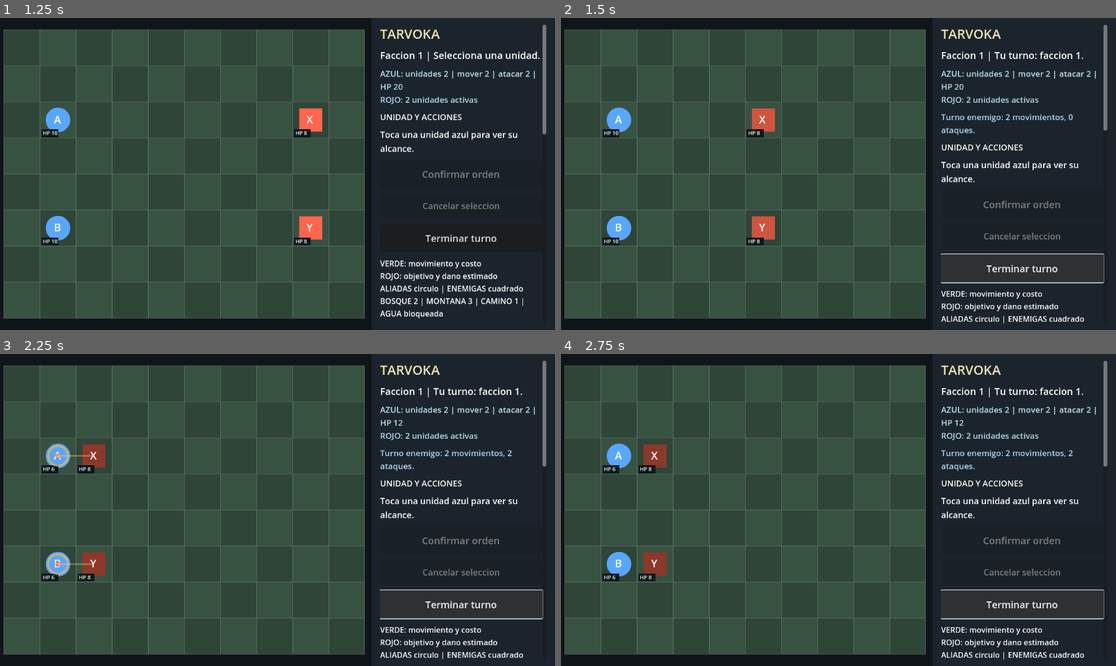
Above: before the commit, frames 1-4 (two rows, left to right).
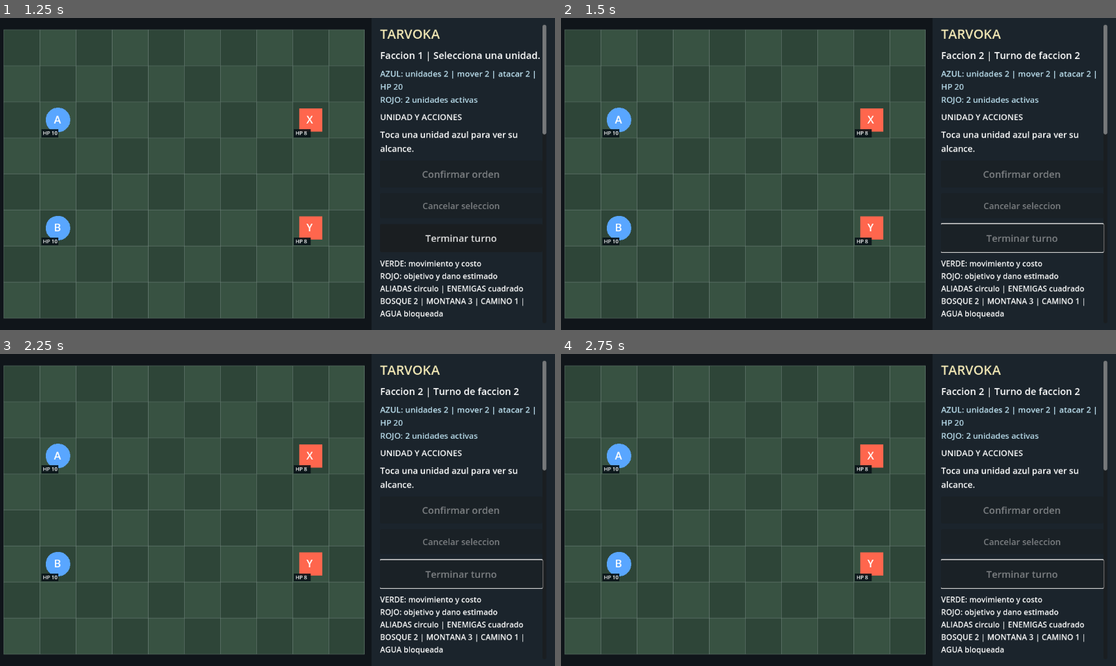
Above: after the commit, the same moments.

Repository: edwinrodri12/Tarvoka
Game: Godot game, scene res://scenes/Main.tscn
The game is run twice, just before and just after one commit, with the same random seed, the same clock (stepped at 60 frames per second) and the same inputs.
Inputs (mouse positions are in pixels of both pictures, inside the frame that each line leads up to):
- Up to frame 1 (1.25 s): tap Enter at 0.5 s; drag from (183, 174) to (333, 105) at 0.52 s
- Up to frame 2 (1.5 s): click "Terminar turno" at 1.25 s
- Up to frame 3 (2.25 s): click (460, 603) at 2 s, where only the run before the commit has a clickable "Terminar turno"
- Up to frame 4 (2.75 s): no input

Frame 1 is identical in both runs. In frame 2, 5.7% of the frame differs, in the area x 33-99%, y 10-98%; in frame 3, 6.0%, in the area x 8-99%, y 10-98%; in frame 4, 5.7%.
Error after the commit: Parse Error: Identifier "faction" not declared in the current scope. (res://scripts/core/BasicAI.gd:585)

Commit message:
feat(ai): normalize equal-value unit and destination tie-breaks under horizontal reflection

Diff:
--- a/scripts/core/BasicAI.gd
+++ b/scripts/core/BasicAI.gd
@@ -44,8 +44,10 @@
     if friends.is_empty():
         var only_recruits: Dictionary = _produce_reinforcements(state, knowledge, enemies)
         return only_recruits if only_recruits.get("valid",false) else idle
-    friends.sort_custom(func(a, b): return str(a["id"]) < str(b["id"]))
-    enemies.sort_custom(func(a, b): return str(a["id"]) < str(b["id"]))
+    # Compare equivalent unit roles and side-normalized positions, not the
+    # artificial A..F vs U..Z names assigned to mirrored starting rosters.
+    friends.sort_custom(func(a, b): return _unit_before(a, b))
+    enemies.sort_custom(func(a, b): return _unit_before(a, b))
 
     # Focus fire deliberately: a lethal strike is more valuable than simply
     # attacking the lexicographically first enemy. Use the same damage engine.
@@ -233,7 +235,7 @@
                     if direct >= from_direct:
                         continue
                     score = 0 - direct * 100 - travel
-                if score > best_score:
+                if score > best_score or (score == best_score and _prefer_cell(cell,best_cell,faction)):
                     best_score = score
                     best_id = str(unit["id"])
                     best_cell = cell
@@ -245,6 +247,34 @@
             moved["destination"] = best_cell
             return moved
     return idle
+
+# Deterministic tie decisions must be invariant under horizontal
+# reflection. Global 'lowest x' and insertion order previously meant that
+# a path toward the center was favored on the left, but not on the right.
+static func _side_x(pos: Vector2i, side: int) -> int:
+    return pos.x if side == 0 else Rules.WIDTH - 1 - pos.x
+
+static func _prefer_cell(candidate: Vector2i, previous: Vector2i, side: int) -> bool:
+    if previous.x < 0:
+        return true
+    var forward: int = _side_x(candidate,side)
+    var prior: int = _side_x(previous,side)
+    if forward != prior:
+        return forward > prior
+    return candidate.y < previous.y
+
+static func _unit_before(a: Dictionary, b: Dictionary) -> bool:
+    var ar: String = str(a.get("role",""))
+    var br: String = str(b.get("role",""))
+    if ar != br:
+        return ar < br
+    var ax: int = _side_x(a["pos"], int(a["faction"]))
+    var bx: int = _side_x(b["pos"], int(b["faction"]))
+    if ax != bx:
+        return ax < bx
+    if a["pos"].y != b["pos"].y:
+        return a["pos"].y < b["pos"].y
+    return str(a["id"]) < str(b["id"])
 
 # Use ONLY observed positions. Air and surface may overlap without
 # blocking each other, while units on the same layer cannot share a cell.
@@ -425,7 +455,7 @@
                 score += 15000 if site["kind"] == "city" else 10000
                 if destination == target:
                     score += 50000
-                if score > best_score:
+                if score > best_score or (score == best_score and _prefer_cell(destination,best_cell,faction)):
                     best_score = score
                     best_id = str(unit["id"])
                     best_cell = destination
@@ -552,7 +582,7 @@
             if support_after >= support_before or support_after > 3:
                 continue
             var score: int = nearest * 100 - support_after * 15 - int(reachable[cell]) * 3
-            if score > best_score:
+            if score > best_score or (score == best_score and _prefer_cell(cell,best_cell,faction)):
                 best_score = score
                 best_id = str(ally["id"])
                 best_cell = cell
@@ -624,7 +654,7 @@
                     reason = "sweep"
                 else:
                     continue
-                if score > best_score:
+                if score > best_score or (score == best_score and _prefer_cell(cell,best_cell,faction)):
                     best_score = score
                     best_id = str(unit["id"])
                     best_cell = cell
@@ -688,7 +718,7 @@
             if not reachable.has(cell) or cell == ally["pos"]:
                 continue
             var score: int = 10000 - int(reachable[cell]) * 100 + int(ally.get("hp", 0))
-            if score > best_score:
+            if score > best_score or (score == best_score and _prefer_cell(cell,best_cell,faction)):
                 best_score = score
                 best_id = str(ally["id"])
                 best_cell = cell
@@ -739,7 +769,7 @@
                 var score: int = 100000 - int(route[cell]) * 110 - int(reachable[cell]) * 3
                 if cell == target:
                     score += 50000
-                if score > best_score:
+                if score > best_score or (score == best_score and _prefer_cell(cell,best_cell,faction)):
                     best_score = score
                     best_id = str(unit["id"])
                     best_cell = cell
